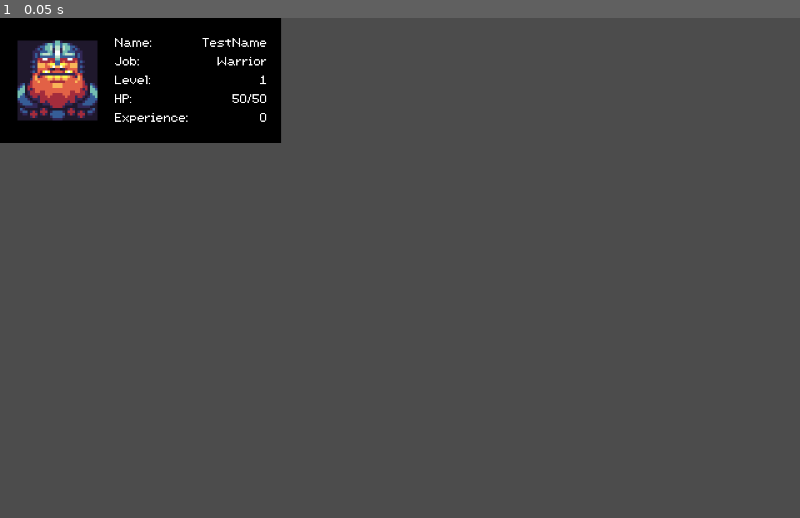
Above: before the commit, frame 1.
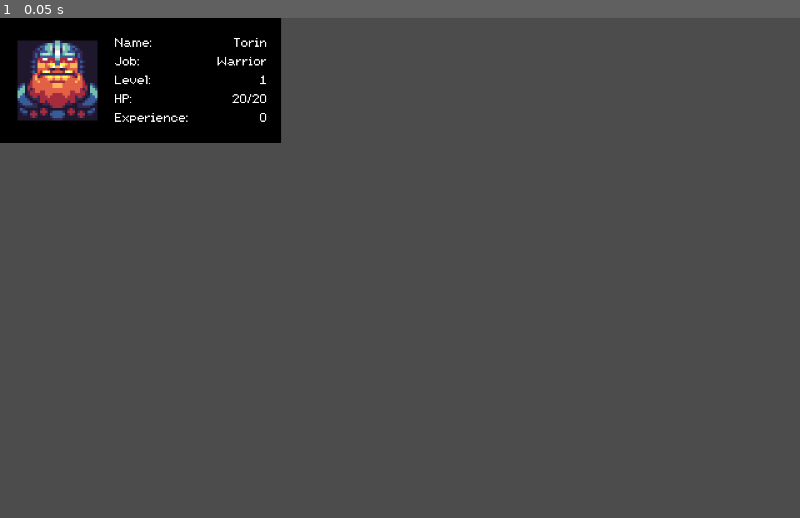
Above: after the commit, the same moment.

Repository: majormunky/MiniRPG
Game: Godot game, scene res://scenes/characters/CharacterSlot.tscn
The game is run twice, just before and just after one commit, with the same random seed, the same clock (stepped at 60 frames per second) and the same inputs. This scene is started directly instead of the project's main scene.
Inputs:
- Up to frame 1 (0.05 s): no input

The runs differ from the first frame. In frame 1, less than 0.1% of the frame differs, in the area x 25-34%, y 4-17%.

Commit message:
Fixed the character panel to take in a dictionary instead of using a resource

Diff:
--- a/scenes/characters/CharacterSlot.gd
+++ b/scenes/characters/CharacterSlot.gd
@@ -1,8 +1,6 @@
 extends ColorRect
 
-func _ready():
-	var character_data = load("res://assets/characters/Warrior.tres")
-
+func update_data(character_data):
 	var profile = get_node("MarginContainer/HBoxContainer/CenterContainer/TextureRect")
 	var name = get_node("MarginContainer/HBoxContainer/MarginContainer/VBoxContainer/Name/Data")
 	var job = get_node("MarginContainer/HBoxContainer/MarginContainer/VBoxContainer/Job/Data")
@@ -10,9 +8,8 @@
 	var hp = get_node("MarginContainer/HBoxContainer/MarginContainer/VBoxContainer/HP/Data")
 	var experience = get_node("MarginContainer/HBoxContainer/MarginContainer/VBoxContainer/Exp/Data")
 
-
-	profile.texture = character_data.profile_image
-	name.text = "TestName"
+	profile.texture = load("res://" + character_data.profile_image)
+	name.text = character_data.character_name
 	job.text = character_data.character_job
 	level.text = str(character_data.level)
 	hp.text = str(character_data.current_health) + "/" + str(character_data.max_health)
